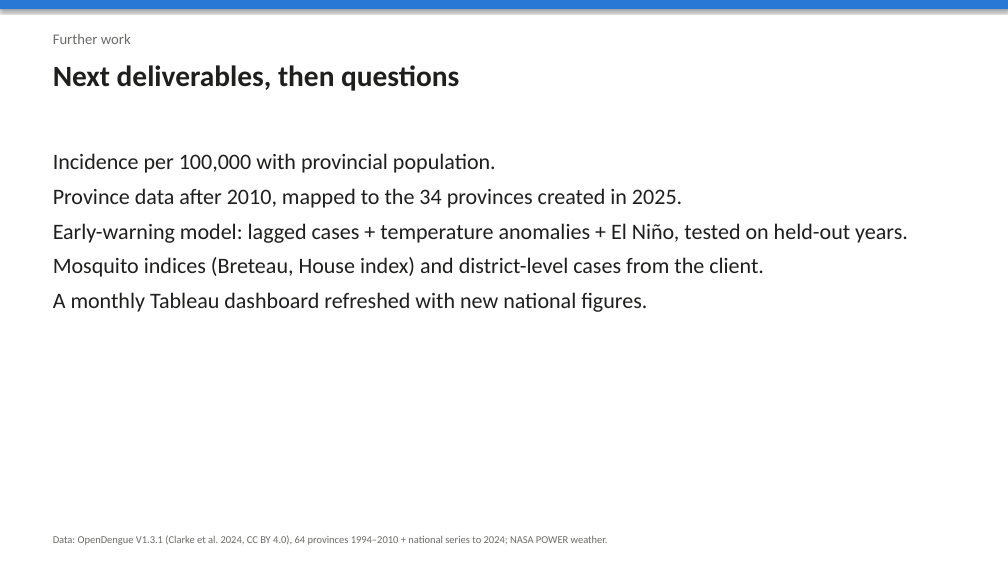
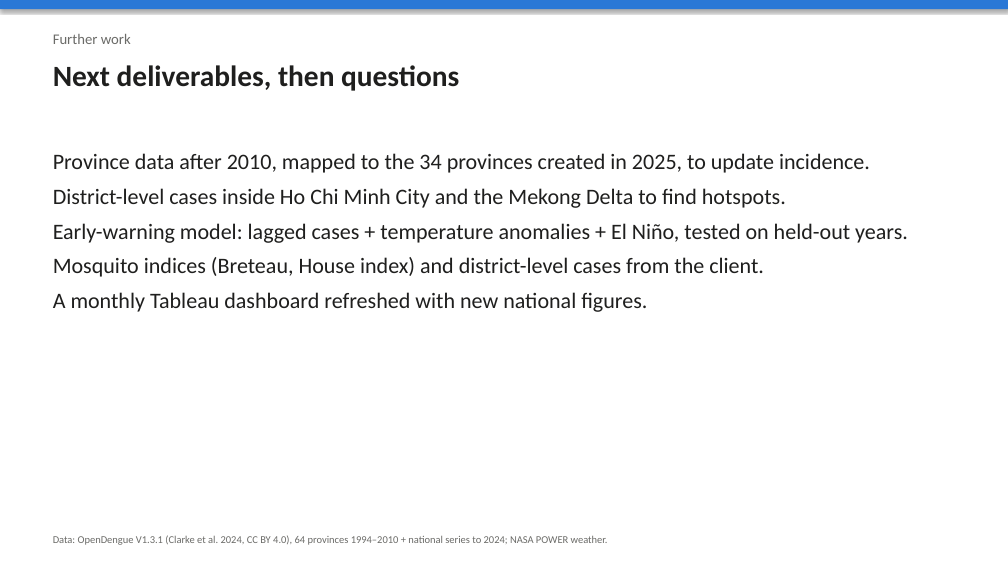
Before and after one commit to Thu-Ha-Vault/dengue-vietnam-case-study, a slide deck: slide 16 of slides/dengue_case_study.pptx (slide 15 before the commit). Drawn at 1008x567 pixels with LibreOffice and Linux fonts; fonts in the diff are those of the drawing. Boxes give left, top, right and bottom in pixels: in the first picture for what was removed or moved away, otherwise in the second. Text is boxed around its words. In the diff, an @@ line names an element or a change of style, - is before the commit and + after.

```diff
--- a/slides/dengue_case_study.pptx
+++ b/slides/dengue_case_study.pptx
@@ text at (53, 153, 870, 208): text changed @@
-Incidence per 100,000 with provincial population.
-Province data after 2010, mapped to the 34 provinces created in 2025.
+Province data after 2010, mapped to the 34 provinces created in 2025, to update incidence.
+District-level cases inside Ho Chi Minh City and the Mekong Delta to find hotspots.
```
Also in this commit, not shown: 7 other slides changed, 1 slide added, 7 other files.
